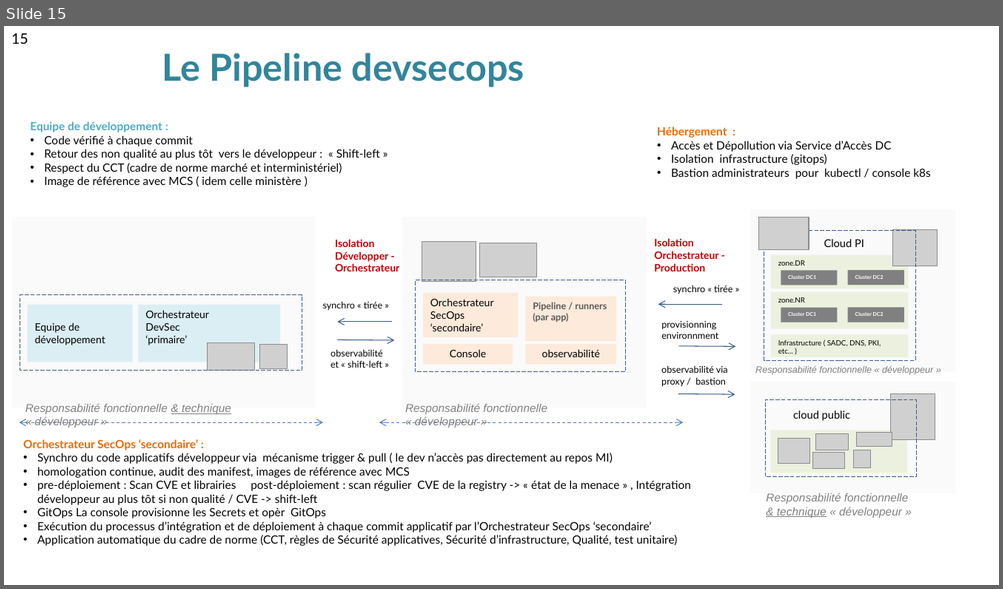
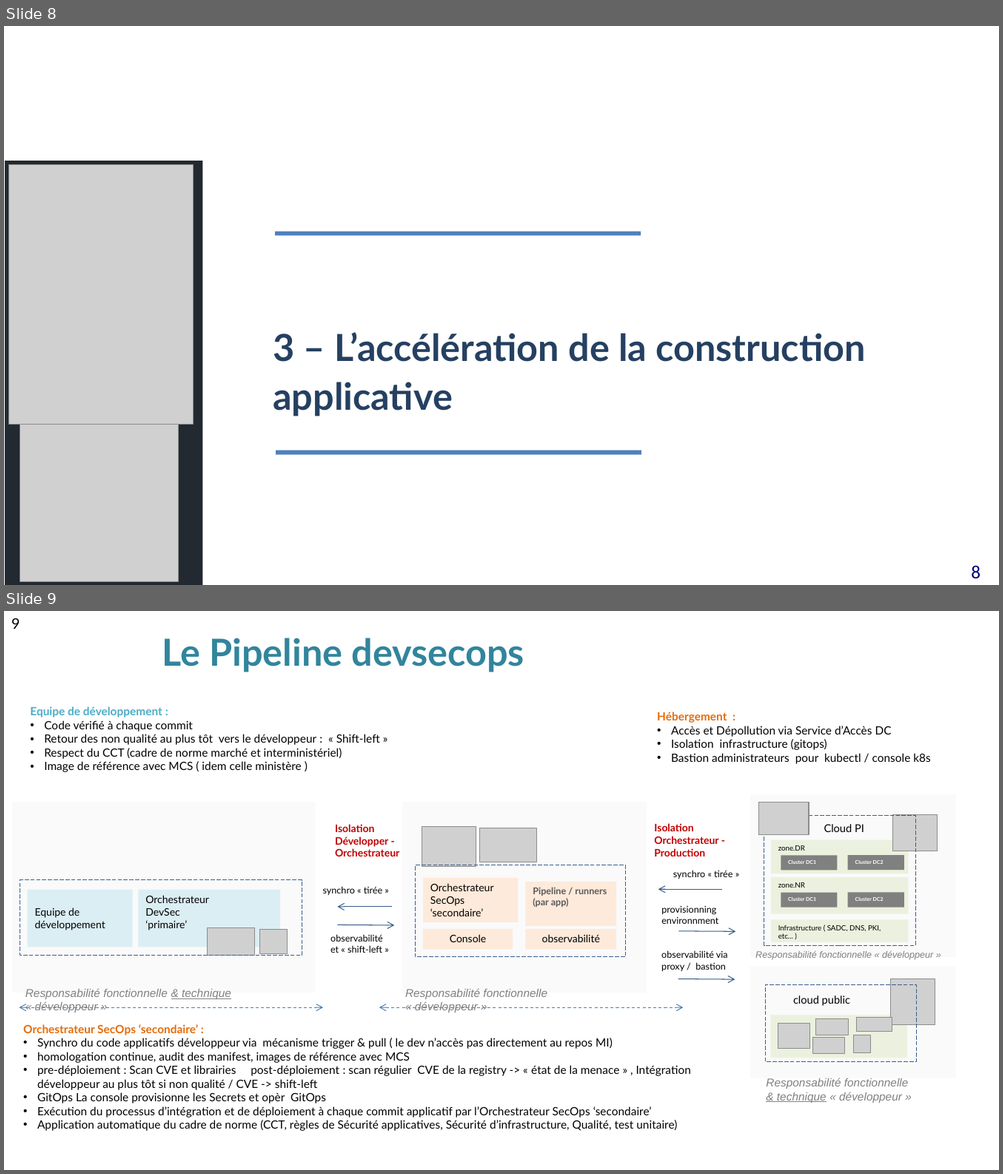
Before and after one commit to cloud-pi-native/certification, a slide deck: Depot de support collaboratif/Cloud pi native - La qualité en continue.pptx. Shown one above the other, each under a label of ours: slide 15 before the commit, slides 8 and 9 after it. The pictures are 1003x589 and 1003x1174 pixels, drawn with LibreOffice and Linux fonts; fonts in the diff are those of the drawing; grey boxes stand for pictures; background and template pictures are left out. Boxes give left, top, right and bottom in pixels: in the first picture for what was removed or moved away, otherwise in the second. Text is boxed around its words. In the diff, an @@ line names an element or a change of style, - is before the commit and + after.

```diff
--- a/Depot de support collaboratif/Cloud pi native - La qualité en continue.pptx
+++ b/Depot de support collaboratif/Cloud pi native - La qualité en continue.pptx
@@ slide 8 added at (4,26,999,585), background #FFFFFF @@
@@ rectangle added at (5,161,202,585), fill #232930 @@
@@ picture added at (9,165,193,424) @@
@@ rectangle added at (275,231,640,235), fill #4F81BD @@
@@ text added at (273,332,865,417), 36 pt, text #254061, bold @@
+3 – L’accélération de la construction
+applicative
@@ picture added at (20,404,179,582) @@
@@ rectangle added at (276,451,641,455), fill #4F81BD @@
@@ page number added at (948,553,999,585), 18 pt, text #000080 @@
+8
@@ what was slide 15 is now slide 9 @@
@@ page number at (11,618,20,629): text changed @@
-15
+9
```
Also in this commit, not shown: 4 other slides added, 17 slides removed, 2 other files.
